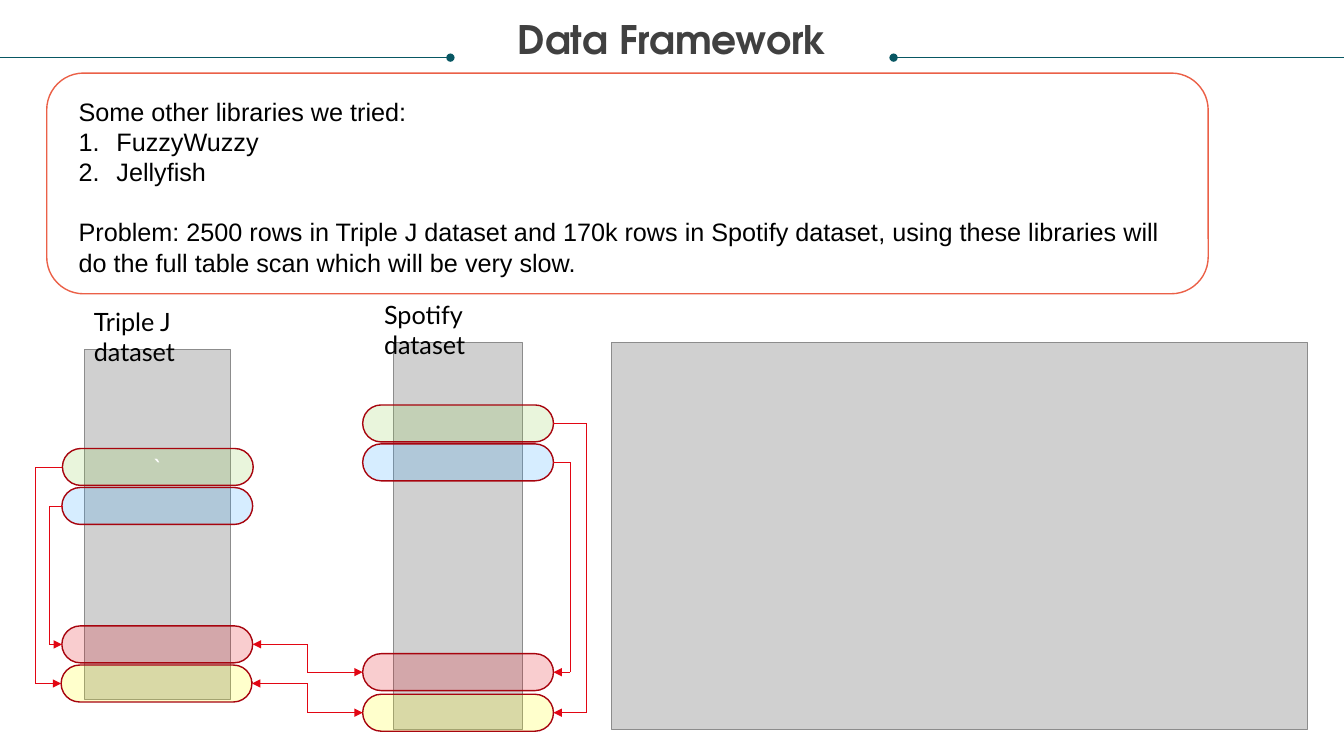
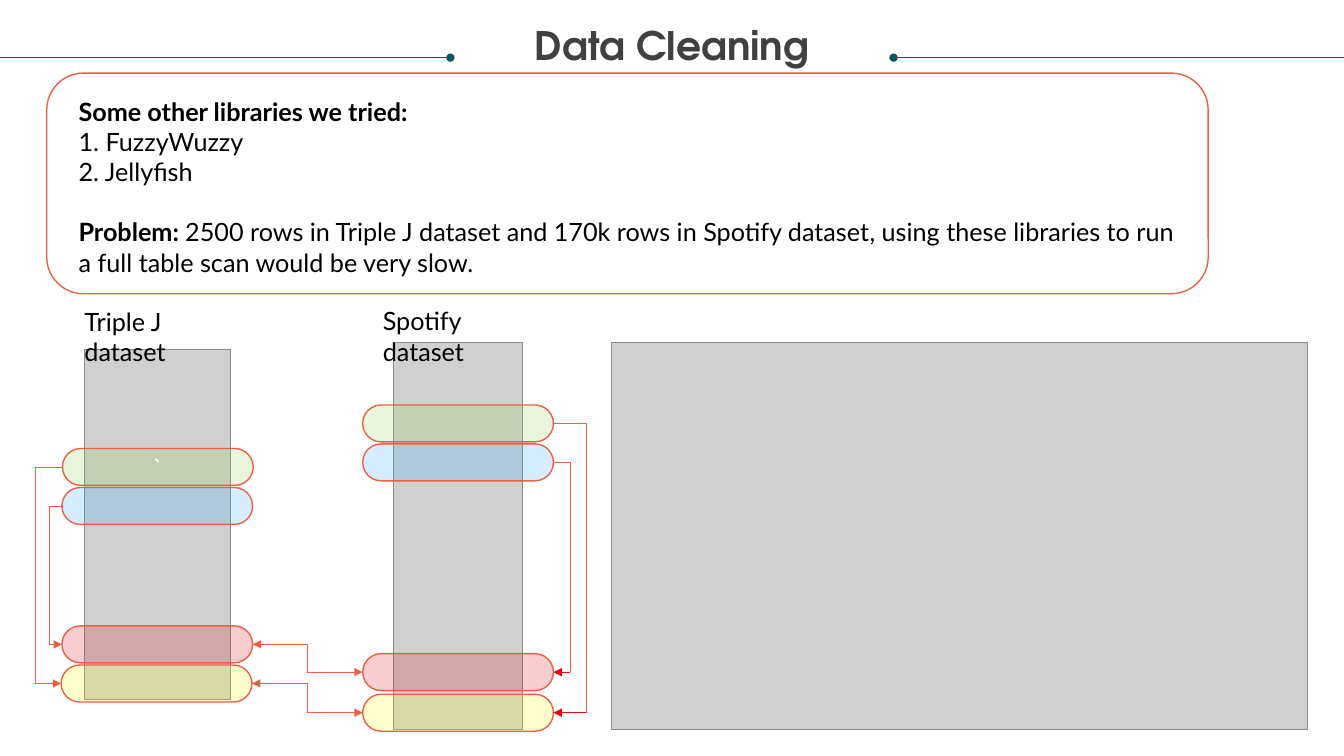
Before and after one commit to relaernu/project_1, a slide deck: slide 8 of Documents/Let the music speak.pptx. Drawn at 1344x756 pixels with LibreOffice and Linux fonts; fonts in the diff are those of the drawing; grey boxes stand for pictures. Boxes give left, top, right and bottom in pixels: in the first picture for what was removed or moved away, otherwise in the second. Text is boxed around its words. In the diff, an @@ line names an element or a change of style, - is before the commit and + after.

```diff
--- a/Documents/Let the music speak.pptx
+++ b/Documents/Let the music speak.pptx
@@ text at <box>535,30,809,74</box>: text changed @@
-Data Framework
+Data Cleaning
@@ text at <box>79,102,407,122</box>: font Arial to Lato, bold on in "Some other libraries we tried:" @@
@@ text at <box>79,133,1173,276</box>: text changed; font Arial to Lato @@
-1. FuzzyWuzzy
-2. Jellyfish
-Problem: 2500 rows in Triple J dataset and 170k rows in Spotify dataset, using these libraries will do the full table scan which will be very slow.
+1. FuzzyWuzzy
+2. Jellyfish
+Problem: 2500 rows in Triple J dataset and 170k rows in Spotify dataset, using these libraries to run a full table scan would be very slow.
@@ text "Triple J dataset" rewrapped from <box>94,312,175,361</box> to <box>84,312,165,366</box> @@
@@ text "Spotify dataset": place and size @@
-text "Spotify dataset" at <box>384,305,465,359</box>
+text "Spotify dataset" at <box>383,311,464,365</box>
@@ elbow line (554, 423) - (587, 713): stroke #E20613 0.5 pt to #EB6047 0.5 pt @@
@@ elbow arrow (63, 467) - (62, 684): stroke #E20613 0.5 pt to #EB6047 0.5 pt @@
@@ elbow line (554, 463) - (571, 673): stroke #E20613 0.5 pt to #EB6047 0.5 pt @@
@@ elbow arrow (64, 506) - (62, 644): stroke #E20613 0.5 pt to #EB6047 0.5 pt @@
@@ elbow double arrow (253, 644) - (363, 673): stroke #E20613 0.5 pt to #EB6047 0.5 pt @@
@@ elbow double arrow (252, 684) - (363, 713): stroke #E20613 0.5 pt to #EB6047 0.5 pt @@
@@ outline #A7040E 1 pt to #EB6047 1 pt in 8 elements at <box>62,626,252,663</box>, <box>62,488,252,525</box>, <box>363,444,554,481</box>, <box>63,449,253,486</box>, <box>363,405,554,443</box>, <box>363,653,554,691</box>, <box>62,665,252,703</box>, <box>363,695,554,732</box> @@
```
Also in this commit, not shown: 14 other slides changed, 1 slide removed.
